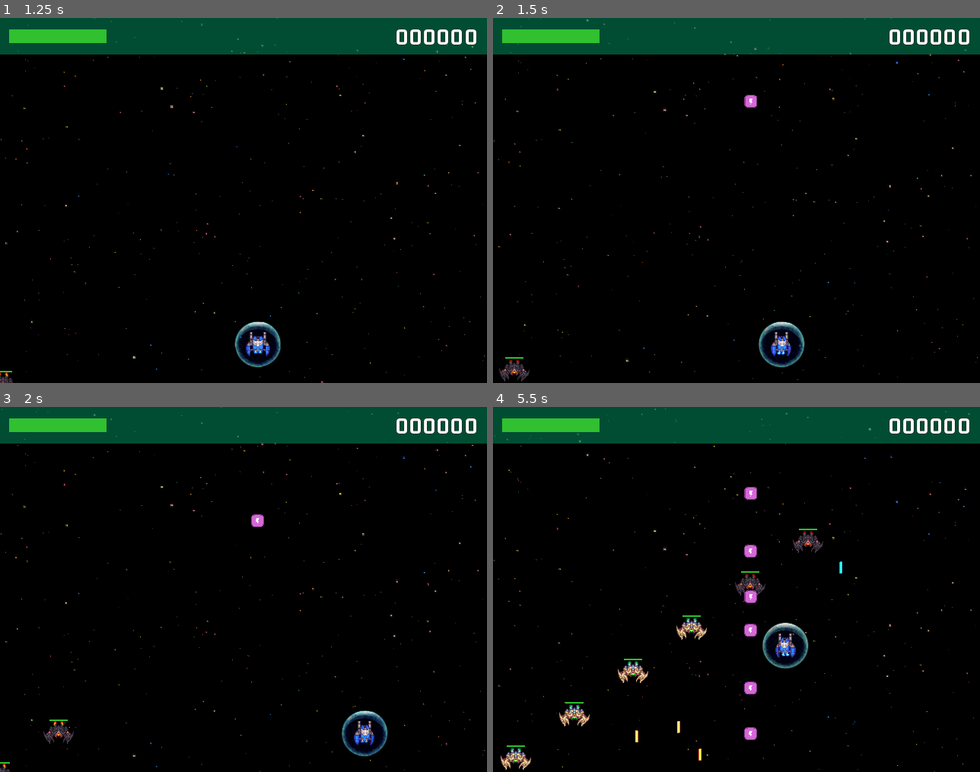
Above: before the commit, frames 1-4 (two rows, left to right).
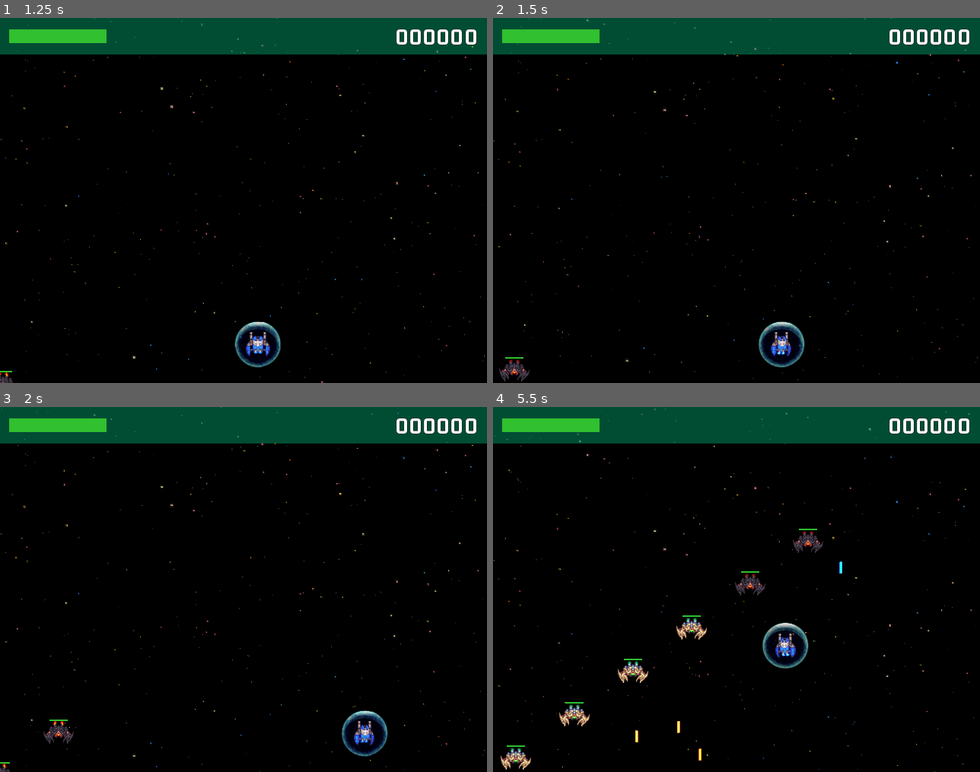
Above: after the commit, the same moments.

Repository: jaerrib/learning-godot
Game: Godot game, scene res://scenes/main/main.tscn
Same seed, same stepped clock (60 frames per second), same inputs: the game is played once before the commit and once after it.
Inputs:
- Up to frame 1 (1.25 s): click "Play" at 0.5 s
- Up to frame 2 (1.5 s): hold D (right) from 1.28 s (still down); tap M (maker) at 1.35 s
- Up to frame 3 (2 s): keep holding D (right)
- Up to frame 4 (5.5 s): release D (right) at 2.03 s; hold S (down) 2.03-2.78 s; tap M (maker) at 2.1, 3.05, 3.6, 4.35, 5.3 s; hold D (right) 2.78-3.53 s; tap Space (shoot) at 2.85, 5.1 s; hold W (up) 3.53-4.28 s; hold A (left) from 4.28 s (still down)

Frame 1 is identical in both runs. In frame 2, less than 0.1% of the frame differs, in the area x 51-55%, y 21-25%; in frame 3, less than 0.1%; in frame 4, 0.5%, in the area x 51-55%, y 21-92%.

Commit message:
Remove debug maker shortcut

Diff:
--- a/space-ace/scenes/level/level.gd
+++ b/space-ace/scenes/level/level.gd
@@ -15,10 +15,10 @@
 func _process(delta: float) -> void:
 	if Input.is_key_pressed(KEY_ESCAPE) or Input.is_action_just_pressed("exit"):
 		GameManager.load_main_scene()
-	if Input.is_action_just_pressed("maker"):
-		SignalManager.on_create_power_up.emit(
-				Vector2(339, 100),
-				PowerUp.PowerUpType.NUKE)
+	#if Input.is_action_just_pressed("maker"):
+		#SignalManager.on_create_power_up.emit(
+				#Vector2(339, 100),
+				#PowerUp.PowerUpType.NUKE)
 
 
 func on_player_died() -> void:
